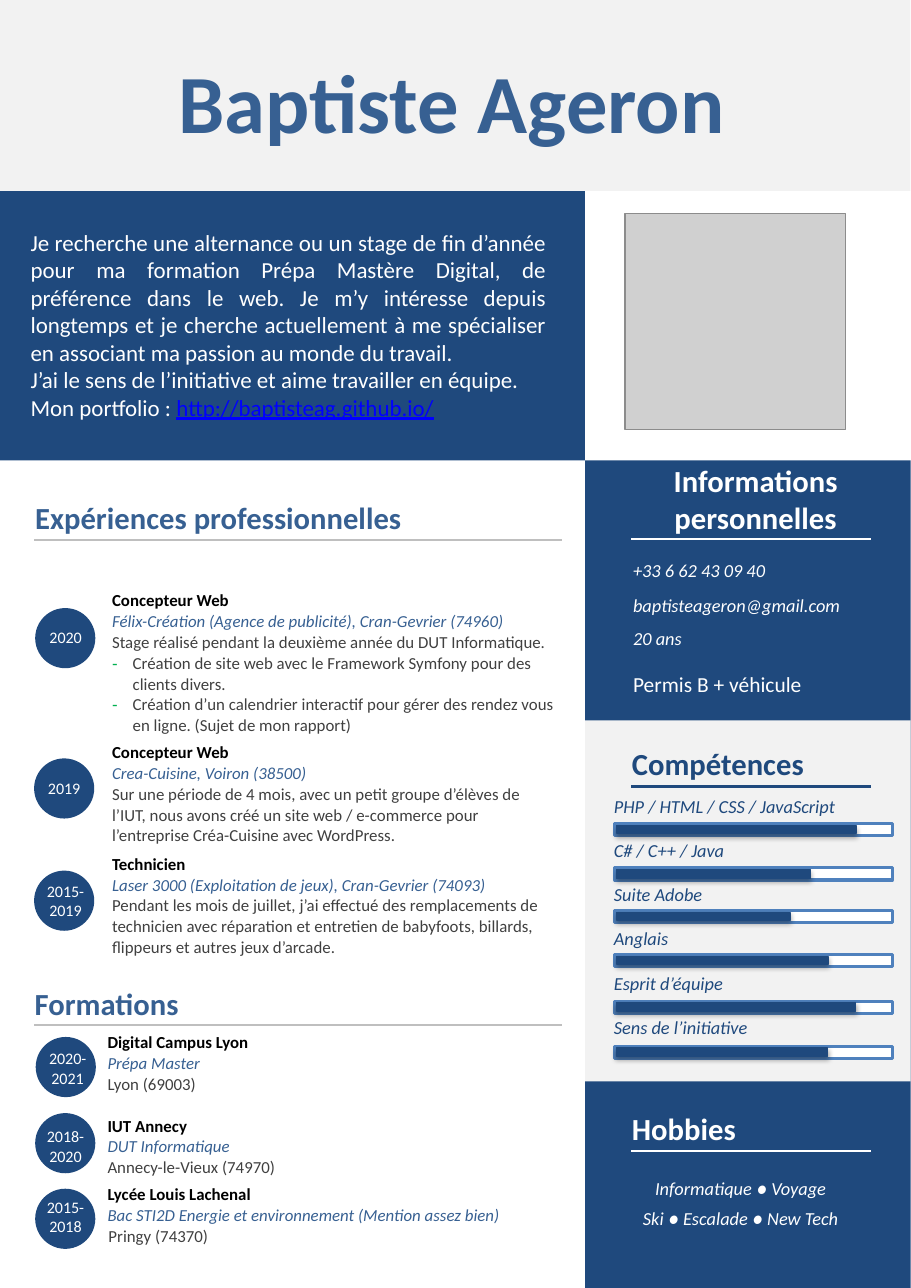
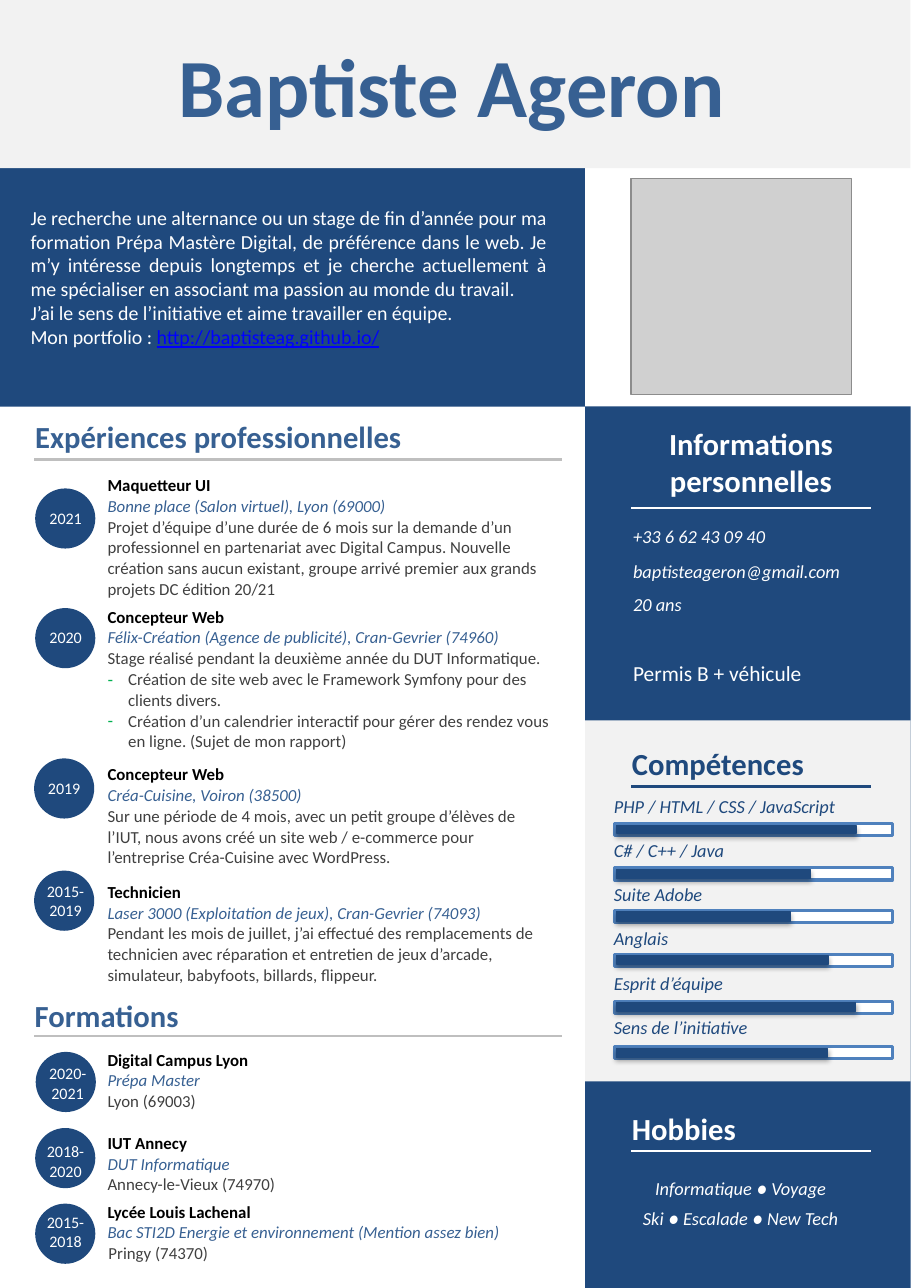
Before and after one commit to garcia-alexandre-pro/BaptisteAg.github.io, a slide deck: slide 1 of cv.pptx. Drawn at 911x1288 pixels with LibreOffice and Linux fonts; fonts in the diff are those of the drawing; grey boxes stand for pictures. Boxes give left, top, right and bottom in pixels: in the first picture for what was removed or moved away, otherwise in the second. Text is boxed around its words. In the diff, an @@ line names an element or a change of style, - is before the commit and + after.

```diff
--- a/cv.pptx
+++ b/cv.pptx
@@ rectangle: place and size @@
-rectangle at box(0, 0, 911, 191)
+rectangle at box(0, 0, 911, 169)
@@ text "Baptiste Ageron": place and size @@
-text "Baptiste Ageron" at box(179, 75, 725, 147)
+text "Baptiste Ageron" at box(179, 59, 725, 131)
@@ rectangle: place and size @@
-rectangle at box(0, 191, 585, 459)
+rectangle at box(0, 169, 585, 408)
@@ picture: place and size @@
-picture at box(625, 214, 845, 430)
+picture at box(631, 178, 852, 394)
@@ text "Je recherche une alternance ou ...": place and size @@
-text "Je recherche une alternance ou ..." at box(31, 235, 546, 420)
+text "Je recherche une alternance ou ..." at box(31, 211, 547, 348)
@@ text "Je recherche une alternance ou ..." at box(31, 211, 547, 348): size 15 to 13 pt @@
@@ text "Expériences professionnelles": place and size @@
-text "Expériences professionnelles" at box(35, 507, 401, 534)
+text "Expériences professionnelles" at box(35, 426, 401, 453)
@@ rectangle: place and size @@
-rectangle at box(585, 460, 911, 1288)
+rectangle at box(585, 406, 911, 1288)
@@ text "Informations personnelles": place and size @@
-text "Informations personnelles" at box(674, 470, 838, 534)
+text "Informations personnelles" at box(669, 433, 833, 497)
@@ line moved from (34, 540) - (562, 540) to (34, 459) - (562, 459) @@
@@ table at box(97, 470, 563, 1012) @@
+row 1: Maquetteur UI / Bonne place (Salon virtuel), Lyon (69000) / Projet d’équipe d’une durée de 6 mois sur la demande d’un professionnel en partenariat avec Digital Campus. Nouvelle création sans aucun existant, groupe arrivé premier aux grands projets DC édition 20/21
-row 3, column 1: Concepteur Web / Crea-Cuisine, Voiron (38500) / Sur une période de 4 mois, avec un petit groupe d’élèves de l’IUT, nous avons créé un site web / e-commerce pour l’entreprise Créa-Cuisine avec WordPress.
+row 3, column 1: Concepteur Web / Créa-Cuisine, Voiron (38500) / Sur une période de 4 mois, avec un petit groupe d’élèves de l’IUT, nous avons créé un site web / e-commerce pour l’entreprise Créa-Cuisine avec WordPress.
-row 4, column 1: Technicien / Laser 3000 (Exploitation de jeux), Cran-Gevrier (74093) / Pendant les mois de juillet, j’ai effectué des remplacements de technicien avec réparation et entretien de babyfoots, billards, flippeurs et autres jeux d’arcade.
+row 4, column 1: Technicien / Laser 3000 (Exploitation de jeux), Cran-Gevrier (74093) / Pendant les mois de juillet, j’ai effectué des remplacements de technicien avec réparation et entretien de jeux d’arcade, simulateur, babyfoots, billards, flippeur.
@@ table: place and size @@
-table at box(101, 585, 567, 960)
+table at box(97, 470, 563, 1012)
@@ ellipse added at box(35, 488, 96, 549), fill #1F497D @@
@@ line moved from (631, 539) - (871, 539) to (631, 508) - (871, 508) @@
@@ text added at box(49, 513, 81, 524), 10.5 pt, text #FFFFFF @@
+2021
@@ table: place and size @@
-table at box(621, 553, 911, 703)
+table at box(621, 519, 911, 691)
@@ text "Formations": place and size @@
-text "Formations" at box(35, 993, 179, 1016)
+text "Formations" at box(35, 1005, 179, 1028)
@@ line moved from (34, 1024) - (562, 1024) to (34, 1035) - (562, 1035) @@
@@ 3 texts, 3 ellipses, 1 table: place and size @@
-3 texts, 3 ellipses, 1 table at box(35, 1028, 563, 1288)
+3 texts, 3 ellipses, 1 table at box(35, 1044, 563, 1288)
```
Also in this commit, not shown: 1 other file.
